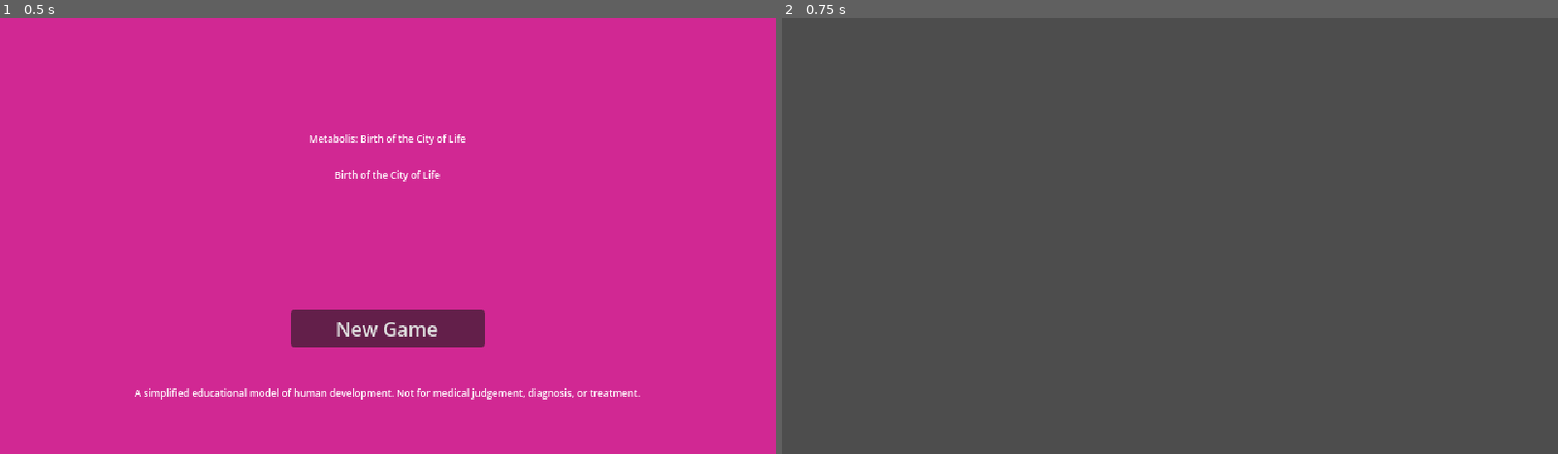
Above: before the commit, frames 1-2 (left to right).
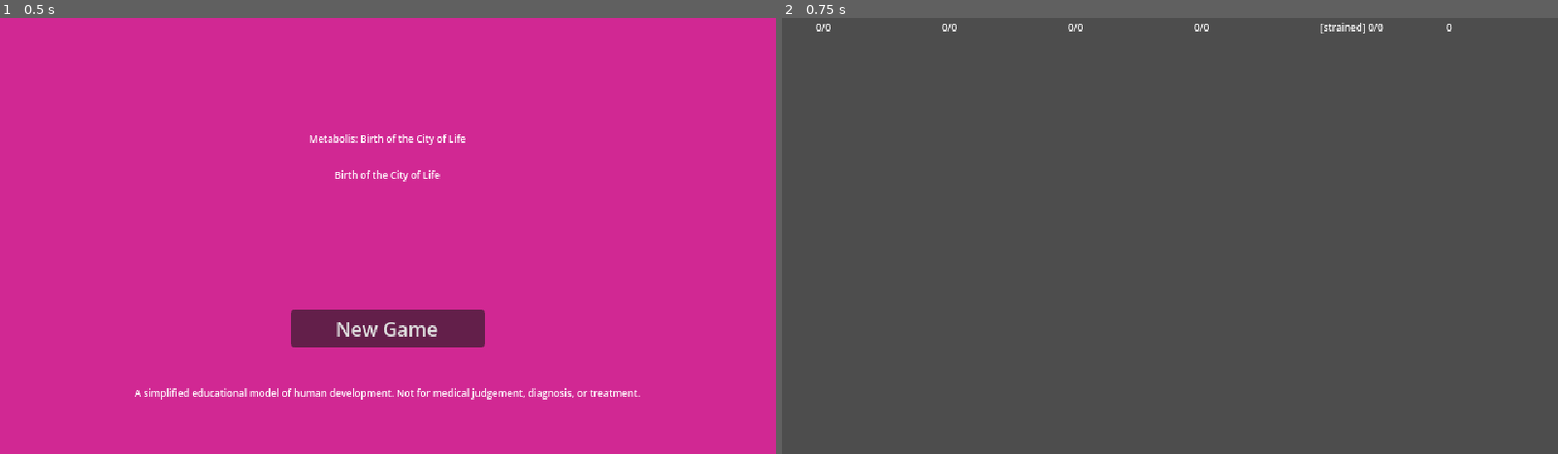
Above: after the commit, the same moments.

Repository: Kevin08Zhao/Metabolis_final
Game: Godot game, scene res://main.tscn
Same seed, same stepped clock (60 frames per second), same inputs: the game is played once before the commit and once after it.
Inputs:
- Up to frame 1 (0.5 s): no input
- Up to frame 2 (0.75 s): click "New Game" at 0.5 s

Frame 1 is identical in both runs. In frame 2, 0.2% of the frame differs, in the area x 4-87%, y 1-4%.

Commit message:
Wire game scene: attach ChapterFlow, ResourceBar, GridManager
- Create game_boot.gd: boots ChapterFlow on ready, Space to advance steps,
  Shift+Space to jump to build decision
- Rewrite game/main.tscn with 5 ext_resources and script attachments:
  - Game node -> game_boot.gd
  - ChapterFlow node -> chapter_flow.gd
  - ResourceStatusBar -> resource_bar.gd
  - CityMap -> grid_manager.gd
- ChapterFlow: auto-plays through all 10 steps via placeholders
- GridManager: renders 40x20 grid at 16px tiles from Balance config
- ResourceBar: six-resource bar with icons from art/icons/

Co-Authored-By: Claude <noreply@anthropic.com>

Diff:
--- /dev/null
+++ b/src/game/game_boot.gd
@@ -0,0 +1,64 @@
+extends Control
+## Game scene boot script.
+##
+## Attached to the root Game node. On ready it triggers ChapterFlow and wires
+## keyboard input so the player can step through the stage loop with Space.
+## All game logic lives in ChapterFlow and the simulation scripts; this file
+## only boots them and provides a debug advance key.
+
+const LOG_PREFIX := "[GAME]"
+
+var _flow: Node = null
+
+
+func _ready() -> void:
+	_flow = get_node_or_null("ChapterFlow")
+	if _flow == null:
+		push_error("%s No ChapterFlow node found; game cannot start." % LOG_PREFIX)
+		return
+
+	if not _flow.has_method("start_new_run"):
+		push_error("%s ChapterFlow node has no start_new_run method." % LOG_PREFIX)
+		return
+
+	_flow.start_new_run()
+	print("%s Run started. Press Space to advance, Shift+Space to jump to build step." % LOG_PREFIX)
+
+
+func _input(event: InputEvent) -> void:
+	if _flow == null:
+		return
+
+	if event is InputEventKey and event.pressed and not event.echo:
+		if event.keycode == KEY_SPACE:
+			if event.shift:
+				_jump_to_build()
+			else:
+				_advance()
+			get_viewport().set_input_as_handled()
+
+
+func _advance() -> void:
+	if not _flow.has_method("advance"):
+		return
+	var ok: bool = _flow.advance()
+	if ok:
+		var stage: int = _flow.call("stage_number") if _flow.has_method("stage_number") else 0
+		var step: StringName = _flow.call("current_step_id") if _flow.has_method("current_step_id") else &""
+		print("%s stage %d  step=%s" % [LOG_PREFIX, stage, step])
+	else:
+		print("%s Cannot advance yet." % LOG_PREFIX)
+
+
+func _jump_to_build() -> void:
+	# Jump directly to the build-decision step (step index 4).
+	if not _flow.has_method("advance_to"):
+		print("%s ChapterFlow does not support jump-to-build." % LOG_PREFIX)
+		return
+	while _flow.has_method("current_step") and int(_flow.call("current_step")) < 4:
+		if not _flow.has_method("can_exit_current_step") or not _flow.call("can_exit_current_step"):
+			print("%s Blocked at step %s; cannot jump to build." % [LOG_PREFIX, _flow.call("current_step_id")])
+			return
+		_flow.advance()
+	_flow.call("advance_to", 4)
+	print("%s Jumped to build decision step." % LOG_PREFIX)
--- a/src/game/main.tscn
+++ b/src/game/main.tscn
@@ -1,16 +1,17 @@
-[gd_scene format=3]
+[gd_scene load_steps=5 format=3]
 
 ; Playable stage host.
 ;
-; Structure only. The named children are the six regions of section 2 of
-; docs/UI_LAYOUT.md plus the city map, each an empty Control at its documented
-; rectangle. The panels that fill them already exist as scripts - resource_bar,
-; timeline_panel, minigame_panel, info_containers, chapter_summary, tutorial and
-; hint_system - and attaching them is integration work rather than part of
-; landing the scene.
-;
-; This scene is what SceneRouter loads for the game route. It replaces the bare
-; res://main.tscn placeholder that route pointed at.
+; Game node: root Control with game_boot.gd, boots ChapterFlow on ready.
+; ChapterFlow: the ten-step state machine driving every stage.
+; ResourceStatusBar: six-resource bar (resource_bar.gd).
+; CityMap: 40x20 grid at 16px tiles rendered by grid_manager.gd.
+; Remaining panels are structural placeholders for future integration.
+
+[ext_resource type="Script" path="res://game/game_boot.gd" id="1"]
+[ext_resource type="Script" path="res://core/chapter_flow.gd" id="2"]
+[ext_resource type="Script" path="res://ui/resource_bar.gd" id="3"]
+[ext_resource type="Script" path="res://world/grid_manager.gd" id="4"]
 
 [node name="Game" type="Control"]
 anchors_preset = 15
@@ -18,37 +19,49 @@
 anchor_bottom = 1.0
 grow_horizontal = 2
 grow_vertical = 2
+script = ExtResource("1")
 
-[node name="CityMap" type="Control" parent="."]
-offset_top = 40.0
-offset_right = 640.0
-offset_bottom = 360.0
+[node name="ChapterFlow" type="Node" parent="."]
+script = ExtResource("2")
 
 [node name="ResourceStatusBar" type="Control" parent="."]
+layout_mode = 0
 offset_right = 640.0
 offset_bottom = 16.0
+script = ExtResource("3")
 
 [node name="DevelopmentTimeline" type="Control" parent="."]
+layout_mode = 0
 offset_top = 16.0
 offset_right = 640.0
 offset_bottom = 24.0
 
 [node name="TaskOperationsPanel" type="Control" parent="."]
+layout_mode = 0
 offset_top = 24.0
 offset_right = 608.0
 offset_bottom = 40.0
 
 [node name="OrganArchiveButton" type="Control" parent="."]
+layout_mode = 0
 offset_left = 608.0
 offset_top = 24.0
 offset_right = 624.0
 offset_bottom = 40.0
 
 [node name="ChapterRecapButton" type="Control" parent="."]
+layout_mode = 0
 offset_left = 624.0
 offset_top = 24.0
 offset_right = 640.0
 offset_bottom = 40.0
+
+[node name="CityMap" type="Control" parent="."]
+layout_mode = 0
+offset_top = 40.0
+offset_right = 640.0
+offset_bottom = 360.0
+script = ExtResource("4")
 
 [node name="GuidanceLayer" type="Control" parent="."]
 anchors_preset = 15
